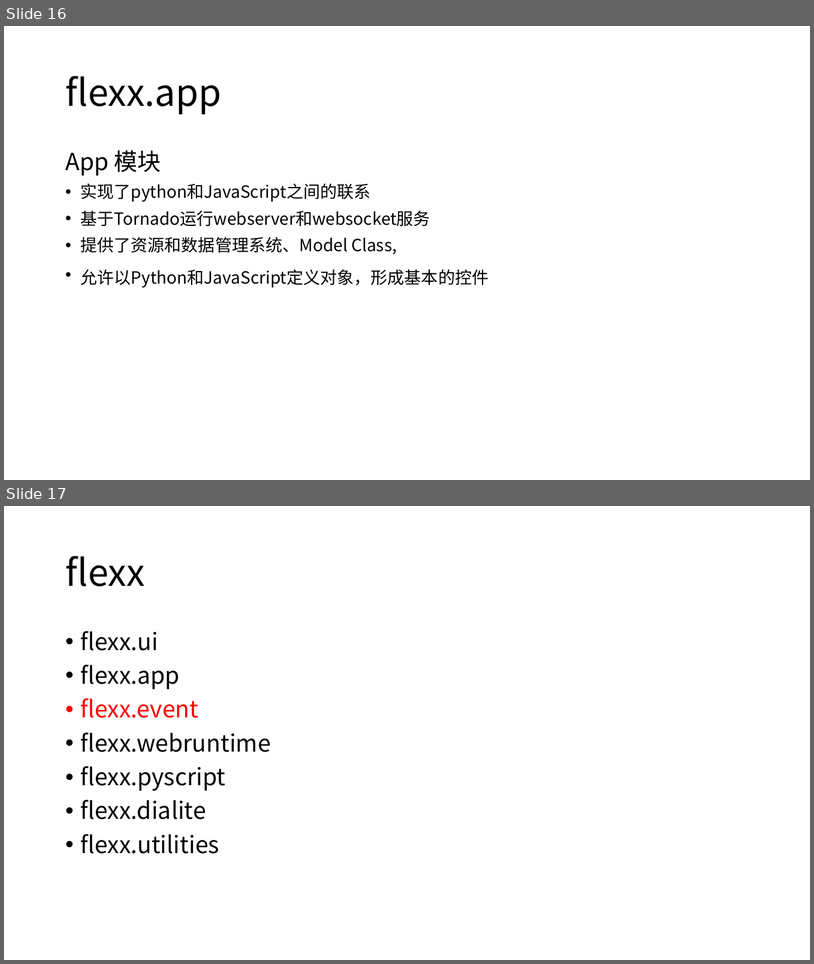
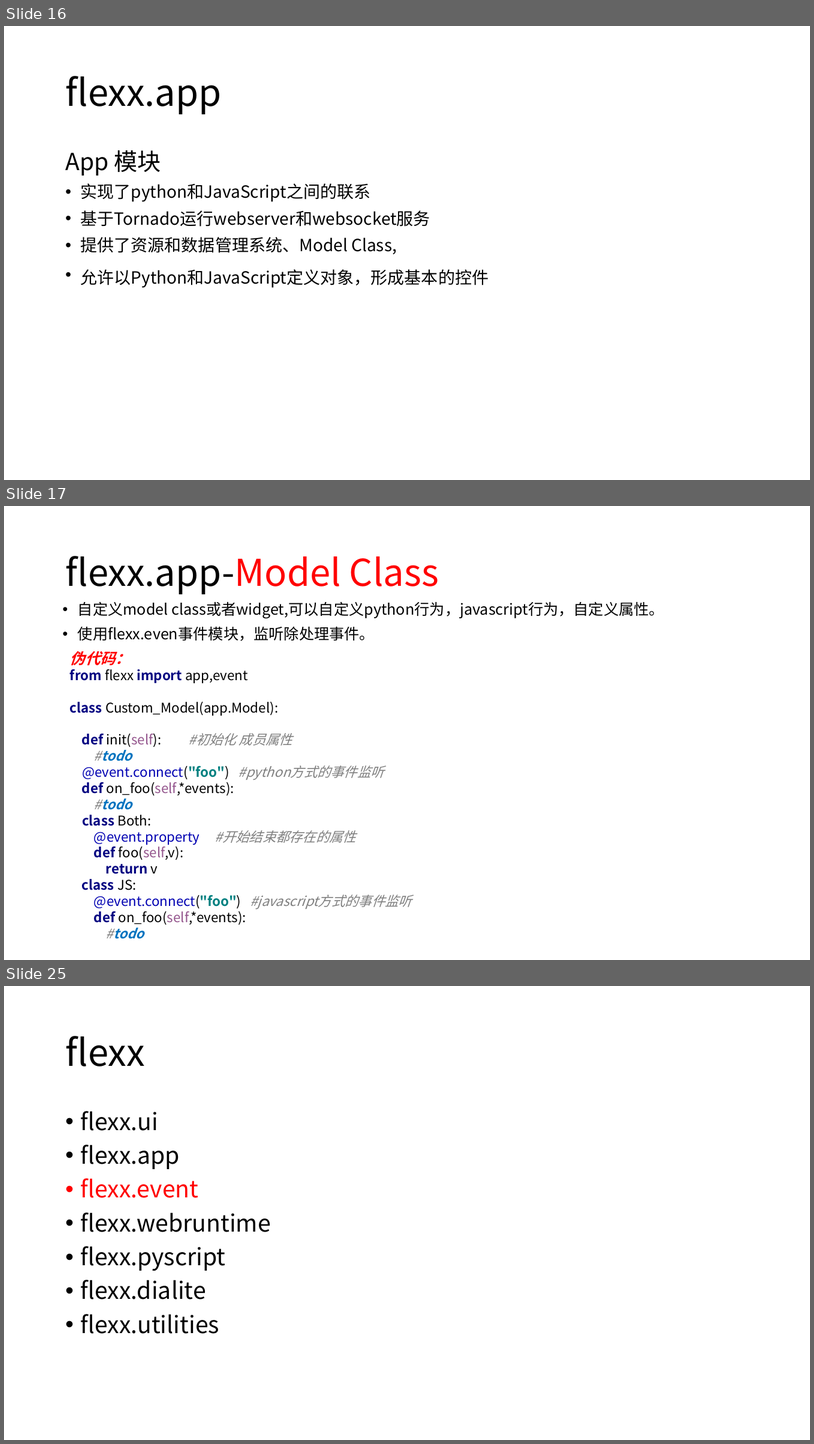
Before and after one commit to 260936767/UpdateServer, a slide deck: flexx_study/report for python&flexx.pptx. Shown one above the other, each under a label of ours: slides 16 and 17 before the commit, slides 16, 17 and 25 after it; the slides between them are not shown. The pictures are 814x964 and 814x1444 pixels, drawn with LibreOffice and Linux fonts; fonts in the diff are those of the drawing. Boxes give left, top, right and bottom in pixels: in the first picture for what was removed or moved away, otherwise in the second. Text is boxed around its words. In the diff, an @@ line names an element or a change of style, - is before the commit and + after.

```diff
--- a/flexx_study/report for python&flexx.pptx
+++ b/flexx_study/report for python&flexx.pptx
@@ slide 17 added at (x1=4, y1=506, x2=810, y2=960), background #FFFFFF @@
@@ title added at (x1=65, y1=556, x2=439, y2=594), 44 pt, text #000000 @@
+flexx.app-Model Class
@@ text added at (x1=78, y1=601, x2=665, y2=641), 18 pt, text #000000 @@
+• 自定义model class或者widget,可以自定义python行为，javascript行为，自定义属性。
+• 使用flexx.even事件模块，监听除处理事件。
@@ text added at (x1=70, y1=651, x2=413, y2=939), 16 pt, text #000000 @@
+伪代码：
+from flexx import app,event
+class Custom_Model(app.Model):
+def init(self): #初始化 成员属性
+#todo
+@event.connect("foo") #python方式的事件监听
+def on_foo(self,*events):
+#todo
+class Both:
+@event.property #开始结束都存在的属性
+def foo(self,v):
+return v
+class JS:
+@event.connect("foo") #javascript方式的事件监听
+def on_foo(self,*events):
+#todo
@@ what was slide 17 is now slide 25 @@
```
Also in this commit, not shown: 7 other slides added, 3 other files.
